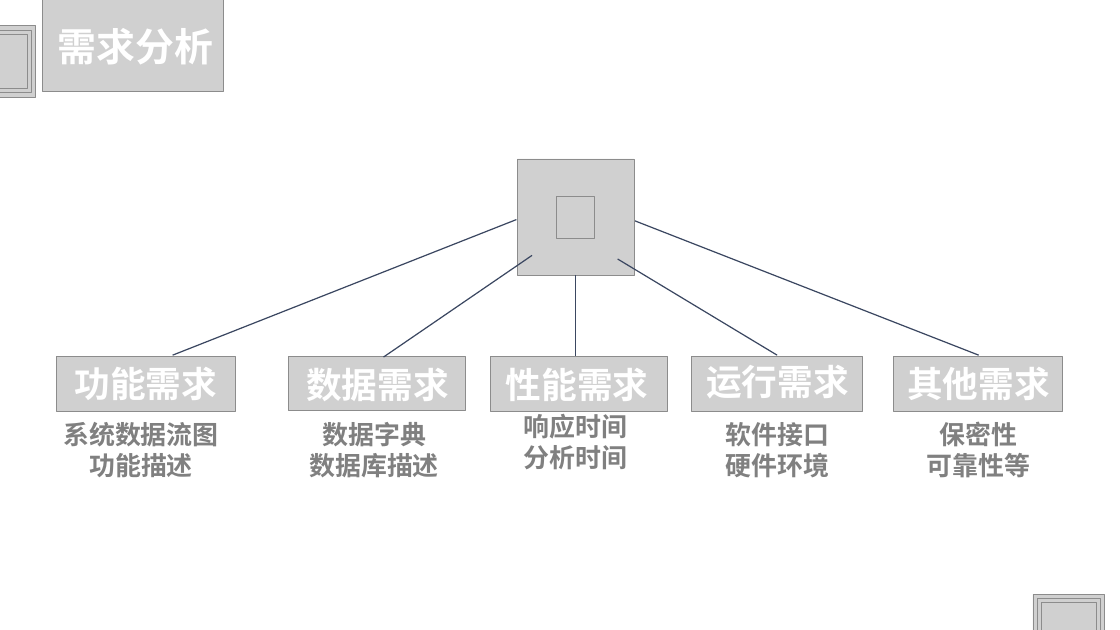
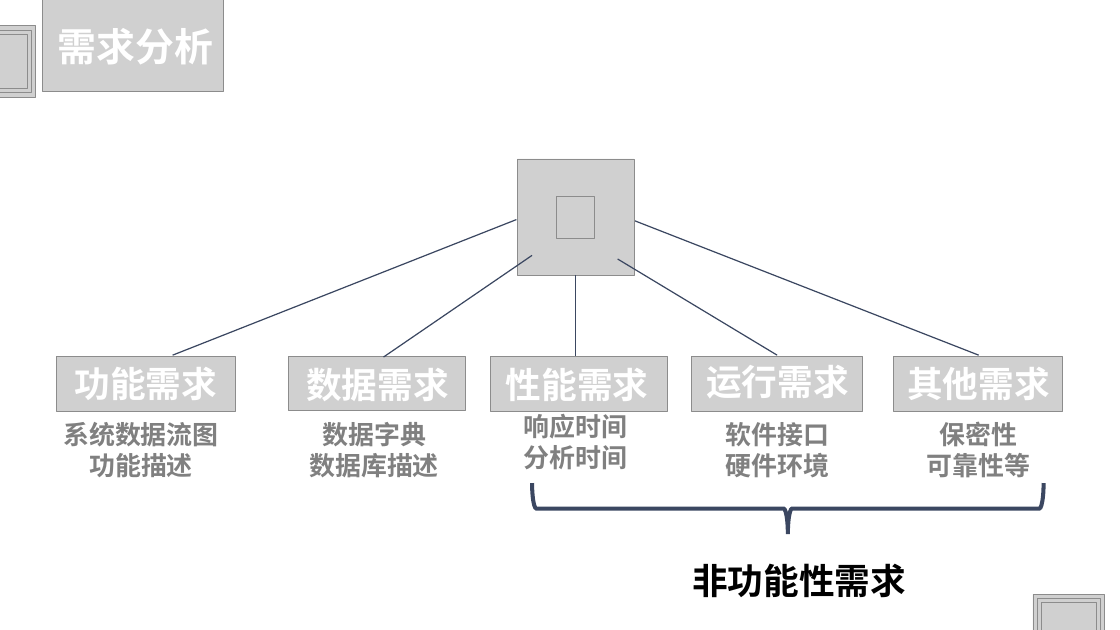
Before and after one commit to HJHGJGHHG/Sentiment-Analysis-System, a slide deck: slide 10 of 文档/PPT.pptx. Drawn at 1120x630 pixels with LibreOffice and Linux fonts; fonts in the diff are those of the drawing; grey boxes stand for pictures; background and template pictures are left out. Boxes give left, top, right and bottom in pixels: in the first picture for what was removed or moved away, otherwise in the second. Text is boxed around its words. In the diff, an @@ line names an element or a change of style, - is before the commit and + after.

```diff
--- a/文档/PPT.pptx
+++ b/文档/PPT.pptx
@@ right brace added at [532, 483, 1044, 534], outline #3B4761 5 pt @@
@@ text added at [692, 563, 906, 598], 44 pt, text #000000, bold @@
+非功能性需求
```
Also in this commit, not shown: 11 other slides changed, 3 slides added, 5 slides removed, 4 other files.
